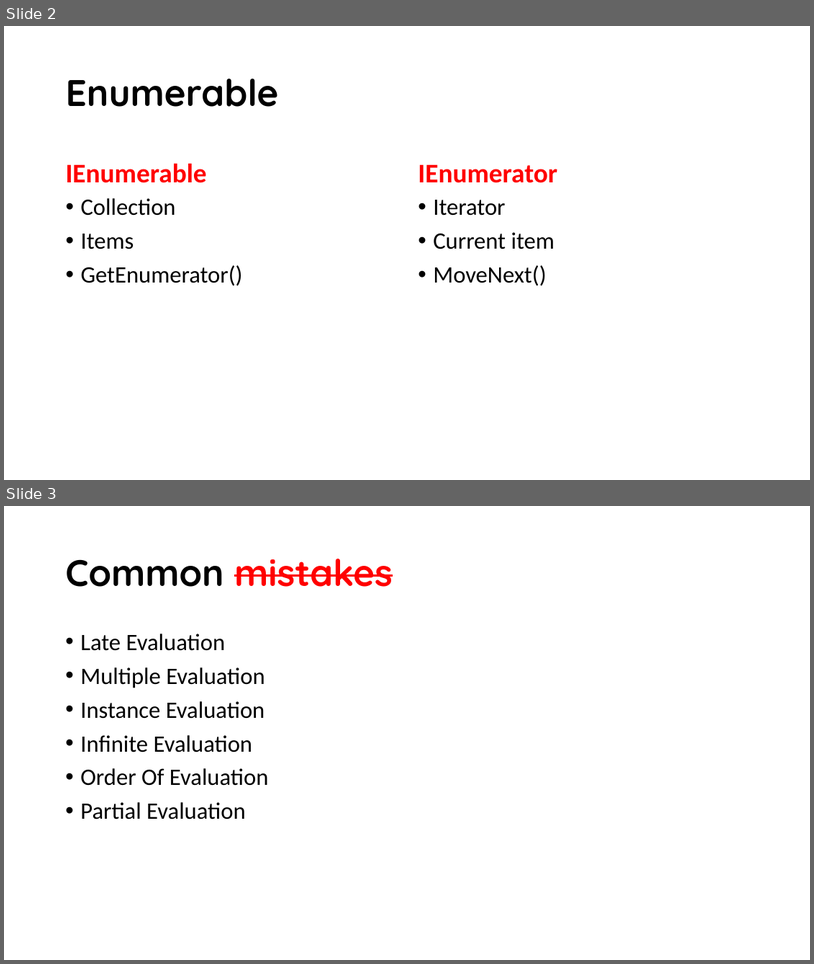
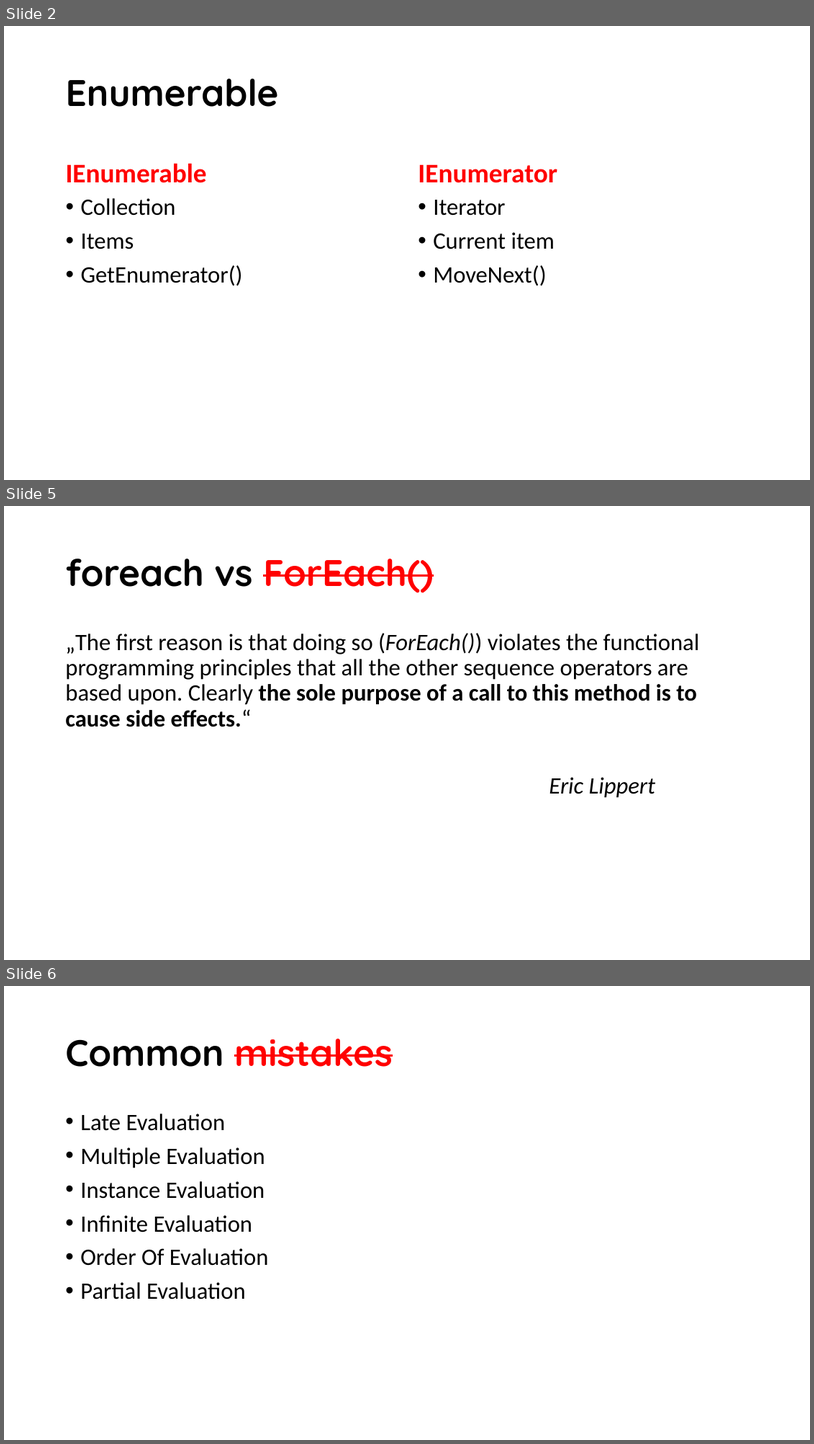
Before and after one commit to GoranSiska/IEnumerableConsideredHarmful, a slide deck: IEnumerable considered harmful.pptx. Shown one above the other, each under a label of ours: slides 2 and 3 before the commit, slides 2, 5 and 6 after it; the slides between them are not shown. The pictures are 814x964 and 814x1444 pixels, drawn with LibreOffice and Linux fonts; fonts in the diff are those of the drawing; background and template pictures are left out. Boxes give left, top, right and bottom in pixels: in the first picture for what was removed or moved away, otherwise in the second. Text is boxed around its words. In the diff, an @@ line names an element or a change of style, - is before the commit and + after.

```diff
--- a/IEnumerable considered harmful.pptx
+++ b/IEnumerable considered harmful.pptx
@@ slide 5 added at (4,506,810,960), background #FFFFFF @@
@@ title added at (65,559,433,593), 44 pt, text #000000, bold @@
+foreach vs ForEach()
@@ text added at (65,633,700,798), 28 pt, text #000000 @@
+„The first reason is that doing so (ForEach()) violates the functional programming principles that all the other sequence operators are based upon. Clearly the sole purpose of a call to this method is to cause side effects.“
+Eric Lippert
@@ what was slide 3 is now slide 6 @@
```
Also in this commit, not shown: 3 slides changed, 2 other slides added, 2 other files.
